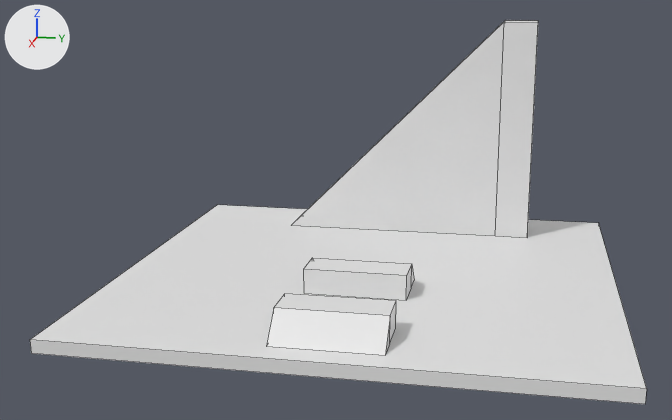
The Blender file assets/gym.blend as it was, and as the next commit left it.
Rendered twice from a 50 mm camera at (74.1, 11.9, 23.6) aimed at (1.5, -2.6, 5.4). The lights are fixed; the arrows at upper left show +X, +Y and +Z. The picture after the commit comes second. Mesh edges are drawn as thin lines.

The older version as bpy lines, for what is in view:
```python
me_cube_001 = bpy.data.meshes.new('Cube.001')
me_cube_001.from_pydata(...)  # 10 vertices, 9 faces; spans x 2.0..7.0, y -4.0..4.0, z 0.0..2.0
me_cube_002 = bpy.data.meshes.new('Cube.002')
me_cube_002.from_pydata(...)  # 10 vertices, 9 faces; spans x 2.0..7.0, y -4.0..4.0, z 0.0..2.0
me_cube_003 = bpy.data.meshes.new('Cube.003')
me_cube_003.from_pydata(...)  # 10 vertices, 9 faces; spans x -17.0..-13.0, y -10.0..13.0, z 0.0..20.0
# before: 1 (-17.0, 10.0, 0.0), 2 (-17.0, 10.0, 20.0) at pixel (505, 20), 4 (-13.0, 10.0, 0.0) at pixel (495, 235), 5 (-13.0, 10.0, 20.0) at pixel (504, 21), 6 (-17.0, 13.0, 20.0) at pixel (537, 20)
# before: 7 (-17.0, 13.0, 0.0) at pixel (527, 226), 8 (-13.0, 13.0, 0.0) at pixel (527, 237), 9 (-13.0, 13.0, 20.0) at pixel (538, 22)
ob_cube = bpy.data.objects.new('Cube', me_cube_003)
ob_cube.location = (0.0, 0.0, 0.0)
ob_ramp = bpy.data.objects.new('ramp', me_cube_001)
ob_ramp.location = (0.0, 0.0, 0.0)
ob_ramp_001 = bpy.data.objects.new('ramp.001', me_cube_002)
ob_ramp_001.location = (20.0, 0.0, 0.0)
ob_ramp_001.rotation_euler = (0.0, 0.0, 3.142)  # degrees (0, 0, 180)
# also in view: 'floor' at (0.0, 0.0, -0.5)
```
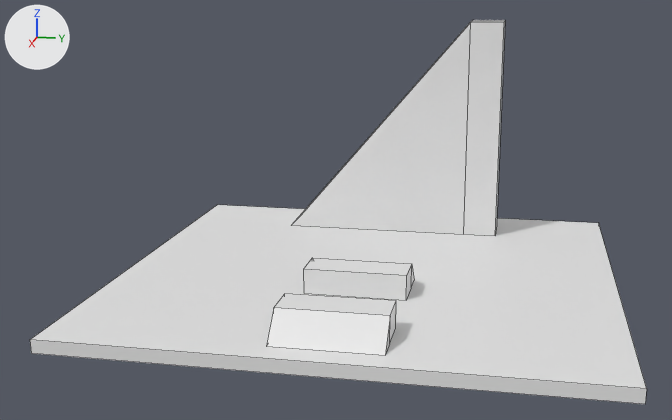
Boxes (x1, y1, x2, y2) around the edits, measured in the pictures (672 x 420 px):
'Cube', reshaped (13% narrower): before (292, 20, 538, 238); after (292, 20, 505, 236)

The edits, one by one:
me_cube_003 is used by ob_cube; location (0.0, 0.0, 0.0).
me_cube_003 had 10 vertices, 9 faces and spanned x -17.0..-13.0, y -10.0..13.0, z 0.0..20.0.
me_cube_003 now has 10 vertices, 9 faces and spans x -17.0..-13.0, y -10.0..10.0, z 0.0..20.0.
Part 1, on me_cube_003:
Vertices 1, 2, 4 to 9 of me_cube_003 move by (0.0, -3.0, 0.0).
